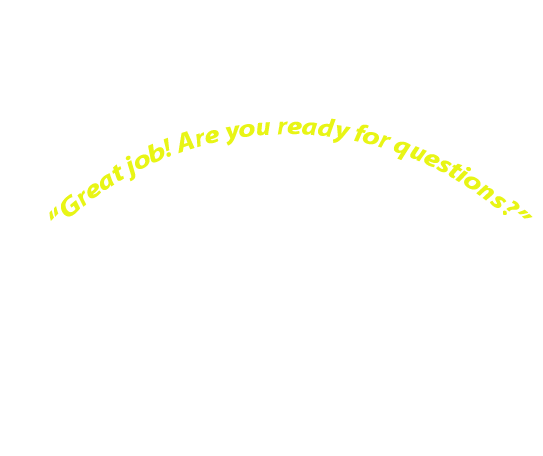
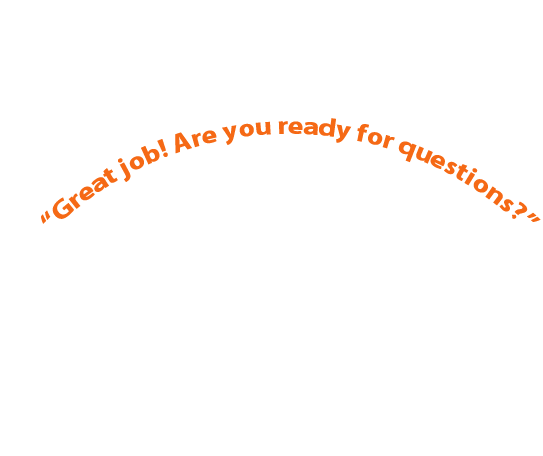
Layers edited between the first and the second 543px x 456px image:
painted on "Text" over (41, 118, 541, 224)
